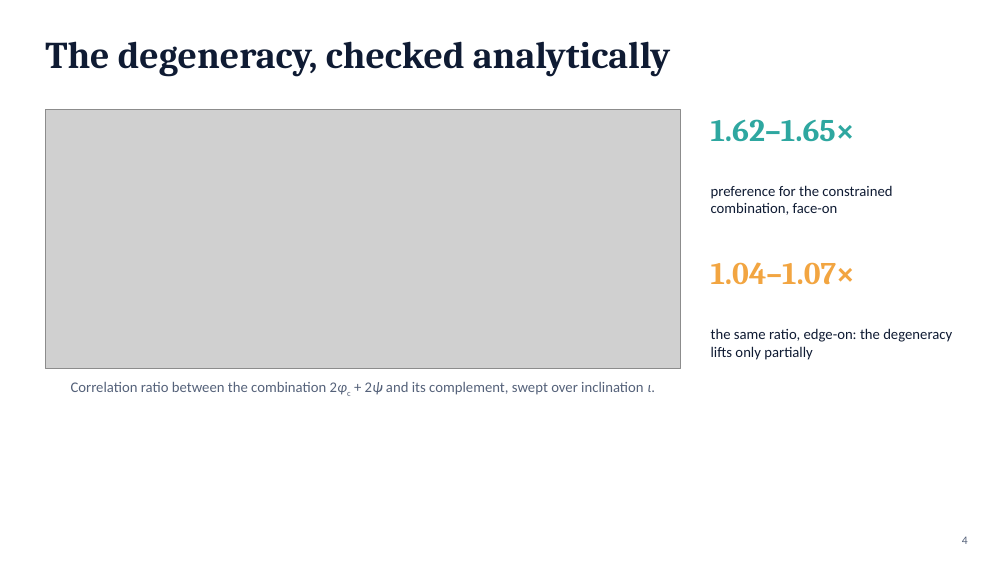
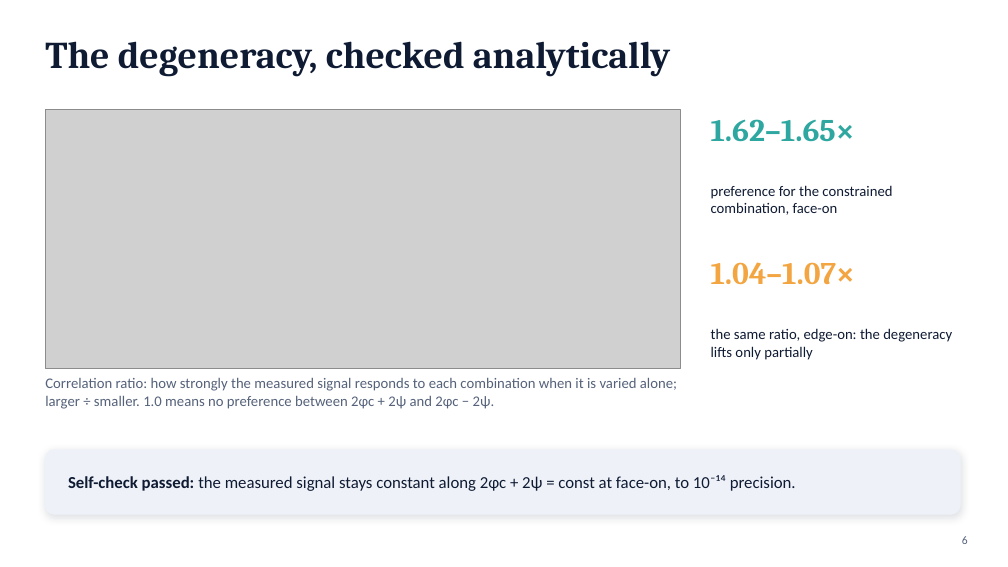
Before and after one commit to syedalimohsinbukhari/ml_practice_v2, a slide deck: slide 6 of experiments/phic_psi_poc-redo/phic_psi_presentation.pptx (slide 4 before the commit). Drawn at 1008x567 pixels with LibreOffice and Linux fonts; fonts in the diff are those of the drawing; grey boxes stand for pictures. Boxes give left, top, right and bottom in pixels: in the first picture for what was removed or moved away, otherwise in the second. Text is boxed around its words. In the diff, an @@ line names an element or a change of style, - is before the commit and + after.

```diff
--- a/experiments/phic_psi_poc-redo/phic_psi_presentation.pptx
+++ b/experiments/phic_psi_poc-redo/phic_psi_presentation.pptx
@@ text at bbox=[45, 378, 677, 409]: text changed @@
-Correlation ratio between the combination 2φc + 2ψ and its complement, swept over inclination ι.
+Correlation ratio: how strongly the measured signal responds to each combination when it is varied alone; larger ÷ smaller. 1.0 means no preference between 2φc + 2ψ and 2φc − 2ψ.
@@ rounded rectangle added at bbox=[45, 450, 960, 514], fill #EEF2F8, outline #EEF2F8 1 pt @@
@@ text added at bbox=[68, 475, 796, 491], 16 pt, text #0F1B33 @@
+Self-check passed: the measured signal stays constant along 2φc + 2ψ = const at face-on, to 10⁻¹⁴ precision.
@@ page number at bbox=[962, 536, 968, 544]: text changed @@
-4
+6
```
Also in this commit, not shown: 15 other slides changed, 2 slides added, 1 slide removed, 6 other files.
